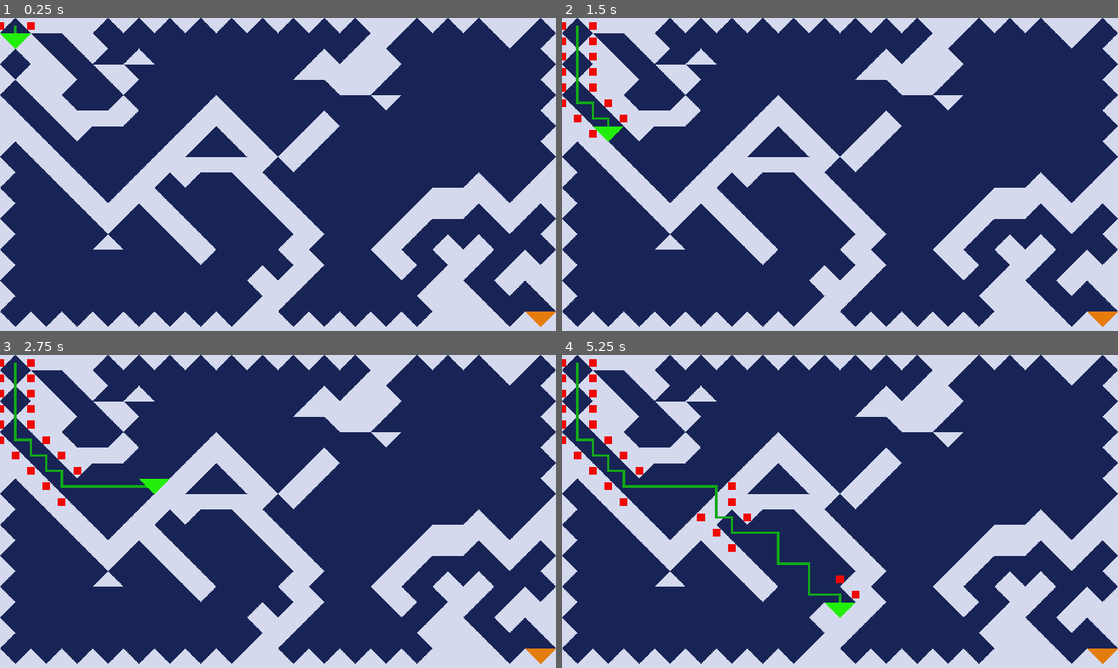
Above: before the commit, frames 1-4 (two rows, left to right).
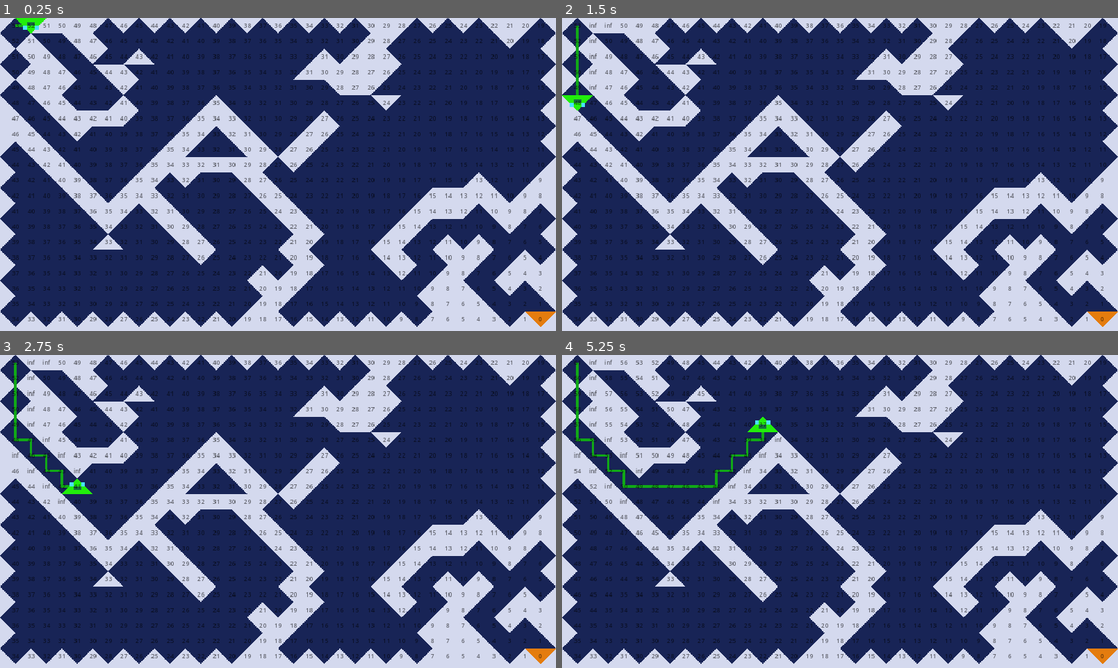
Above: after the commit, the same moments.

Repository: MeadowsSlayer/D-Lite-Godot
Game: Godot game, scene res://Scenes/main.tscn
Same seed, same stepped clock (60 frames per second), same inputs: the game is played once before the commit and once after it.
Inputs:
- Up to frame 1 (0.25 s): no input
- Up to frame 2 (1.5 s): hold D (right) 0.53-1.28 s; hold Space (move) 0.53-1.28 s; hold S (down) from 1.28 s (still down); tap Space (move) at 1.35 s
- Up to frame 3 (2.75 s): release S (down) at 2.03 s; hold D (right) from 2.03 s (still down); hold Space (move) from 2.03 s (still down)
- Up to frame 4 (5.25 s): release D (right) at 2.78 s; release Space (move) at 2.78 s; hold W (up) 2.78-3.53 s; tap Space (move) at 2.85, 4.35 s; hold Space (move) 3.53-4.28 s; hold A (left) 3.53-5.03 s; hold S (down) from 5.03 s (still down); hold Space (move) from 5.03 s (still down)

The runs differ from the first frame. In frame 1, 5.0% of the frame differs, in the area x 0-98%, y 0-97%; in frame 2, 5.3%; in frame 3, 5.4%; in frame 4, 6.0%, in the area x 0-98%, y 1-97%.

Commit message:
New approach

Diff:
--- a/Objects/robot.gd
+++ b/Objects/robot.gd
@@ -3,6 +3,13 @@
 @onready var ray = $RayCast2D
 @onready var down = $Down
 @onready var up = $Up
+@onready var dir_boxes = {
+	"right": $Right,
+	"left": $Left,
+	"down": $Down,
+	"up": $Up,
+
+}
 
 @export var goal : Marker2D
 @export var line : Line2D
--- a/Objects/robot.tscn
+++ b/Objects/robot.tscn
@@ -1,14 +1,14 @@
 [gd_scene load_steps=4 format=3 uid="uid://fxe83umffj1m"]
 
-[ext_resource type="Script" path="res://Objects/robot.gd" id="1_30v25"]
 [ext_resource type="SpriteFrames" uid="uid://c4dja0ich07s8" path="res://Sprites/Robot.tres" id="1_blqys"]
+[ext_resource type="Script" path="res://Objects/robot_ver2.gd" id="1_tyflt"]
 
 [sub_resource type="RectangleShape2D" id="RectangleShape2D_xhdh0"]
 size = Vector2(10, 10)
 
 [node name="Robot" type="StaticBody2D"]
 position = Vector2(32, -48)
-script = ExtResource("1_30v25")
+script = ExtResource("1_tyflt")
 
 [node name="CollisionPolygon2D" type="CollisionPolygon2D" parent="."]
 polygon = PackedVector2Array(0, -16, -32, 16, 32, 16)
@@ -19,12 +19,8 @@
 animation = &"up"
 
 [node name="RayCast2D" type="RayCast2D" parent="."]
-target_position = Vector2(0, 32)
-
-[node name="Polygon2D" type="Polygon2D" parent="."]
 visible = false
-color = Color(0.321569, 0.584314, 0.388235, 0.239216)
-polygon = PackedVector2Array(0, -128, 128, -64, 128, 64, 0, 128, -128, 64, -128, -64, -136, -64, -136, 64, -136, 64, -136, 72, 0, 136, 136, 72, 136, -72, 0, -136, -136, -72, -136, -64, -128, -64)
+target_position = Vector2(32, 0)
 
 [node name="Down" type="Area2D" parent="."]
 position = Vector2(0, 32)
@@ -32,8 +28,35 @@
 [node name="CollisionShape2D" type="CollisionShape2D" parent="Down"]
 shape = SubResource("RectangleShape2D_xhdh0")
 
+[node name="Right" type="Area2D" parent="."]
+position = Vector2(32, 0)
+
+[node name="CollisionShape2D" type="CollisionShape2D" parent="Right"]
+shape = SubResource("RectangleShape2D_xhdh0")
+
+[node name="Left" type="Area2D" parent="."]
+position = Vector2(-32, 0)
+
+[node name="CollisionShape2D" type="CollisionShape2D" parent="Left"]
+shape = SubResource("RectangleShape2D_xhdh0")
+
 [node name="Up" type="Area2D" parent="."]
 position = Vector2(0, -32)
 
 [node name="CollisionShape2D" type="CollisionShape2D" parent="Up"]
 shape = SubResource("RectangleShape2D_xhdh0")
+
+[node name="Polygon2D" type="Polygon2D" parent="."]
+position = Vector2(0, -8)
+color = Color(0.289063, 0.886719, 0.984375, 1)
+polygon = PackedVector2Array(-16, 0, -8, 0, -8, 8, -16, 8)
+
+[node name="Polygon2D2" type="Polygon2D" parent="."]
+position = Vector2(24, -8)
+color = Color(0.290196, 0.890196, 0.988235, 1)
+polygon = PackedVector2Array(-16, 0, -8, 0, -8, 8, -16, 8)
+
+[node name="Polygon2D3" type="Polygon2D" parent="."]
+position = Vector2(0, -8)
+color = Color(0.0941176, 0.427451, 0.262745, 1)
+polygon = PackedVector2Array(-8, 8, 8, 8, 8, 16, -8, 16)
--- /dev/null
+++ b/Objects/robot_ver2.gd
@@ -0,0 +1,219 @@
+extends StaticBody2D
+
+@onready var ray = $RayCast2D
+@onready var down = $Down
+@onready var up = $Up
+@onready var right = $Right
+@onready var left = $Left
+@onready var dir_boxes = {
+	"right": right,
+	"left": left,
+	"down": down,
+	"up": up
+}
+
+@export var goal : Marker2D
+@export var line : Line2D
+
+var goal_pos
+var del_x
+var del_y
+var initial_pos
+var initial_scale
+var limit_x = [32, 1120]
+var limit_y = [16, 624]
+var path = []
+var points_traversed = []
+var points_avoid = []
+var possible_dir = []
+var graph = {}
+var move_directions = {
+	"right": Vector2(32, 0),
+	"left": Vector2(-32, 0),
+	"up": Vector2(0, -32),
+	"down": Vector2(0, 32)}
+var value_label = preload("res://Objects/value.tscn")
+
+func _ready():
+	initial_pos = position
+	initial_scale = scale
+	goal_pos = goal.get_global_transform().get_origin()
+	line.add_point(position)
+	points_traversed.append(position)
+	init_graph()
+
+func _physics_process(_delta):
+	if position != goal_pos:
+		if scan_for_obstacles() or path == []:
+			update_tiles()
+			path = []
+			compute_shortest_path()
+
+		if path != []:
+			move()
+
+func compute_shortest_path():
+	var min_path = float(INF)
+	var next_point
+	var point
+	path = []
+	for i in possible_dir:
+		if graph[i] < min_path:
+			min_path = graph[i]
+			next_point = i
+
+	if min_path == float(INF) or next_point == null or next_point in points_traversed:
+		points_avoid.append(position)
+		clear_path()
+	else:
+		path.append(next_point)
+		var prev_point
+
+		while path[path.size() - 1] != goal_pos:
+			min_path = float(INF)
+			prev_point = next_point
+			for dir in move_directions.keys():
+				point = path[path.size() - 1] + move_directions[dir]
+				if graph.has(point) and graph[point] != float(INF) and graph[point] < min_path and point not in path and point not in points_traversed and point not in points_avoid:
+					min_path = graph[point]
+					next_point = point
+
+
+			if min_path == float(INF) or prev_point == next_point:
+				points_avoid.append(next_point)
+				path = [path[0]]
+				if possible_dir.size() > 1:
+					possible_dir.erase(path[0])
+					path = [possible_dir[0]]
+				else:
+					if position != initial_pos:
+						position = points_traversed[points_traversed.size() - 1]
+						points_traversed.remove_at(points_traversed.size() - 1)
+						path = [position]
+			else:
+				path.append(next_point)
+
+func move():
+	scale.y *= -1
+	position = path[0]
+	path.remove_at(0)
+	points_traversed.append(position)
+	line.add_point(position)
+
+func clear_path():
+	path = []
+	points_traversed = []
+	points_traversed.append(initial_pos)
+	position = initial_pos
+	scale = initial_scale
+	line.clear_points()
+	line.add_point(position)
+
+func init_graph():
+	var point_x = limit_x[0]
+	var point_y = limit_y[0]
+	while point_y <= limit_y[1]:
+		del_y = abs(goal_pos.y - point_y) / 32
+		while point_x <= limit_x[1]:
+			del_x = abs(goal_pos.x - point_x) / 32
+			graph[Vector2(point_x, point_y)] = (del_x + del_y)
+			mark_tiles(Vector2(point_x, point_y))
+			point_x += 32
+		point_x = limit_x[0]
+		point_y += 32
+
+func mark_tiles(pos):
+	var point_value = value_label.instantiate()
+	point_value.position = pos
+	point_value.text = str(graph[pos])
+	$"../TileValues".add_child(point_value)
+
+func update_tiles():
+	for i in $"../TileValues".get_children():
+		i.queue_free()
+	for i in graph.keys():
+		mark_tiles(i)
+
+func scan_for_obstacles():
+	var next_pos
+	var updated = false
+	possible_dir = []
+	for dir in move_directions.keys():
+		var scale_dir = dir
+		next_pos = position + move_directions[dir]
+		if dir == "down" and scale.y == -1:
+			scale_dir = "up"
+		if dir == "up" and scale.y == -1:
+			scale_dir = "down"
+
+		if dir_boxes[scale_dir].has_overlapping_bodies() and graph.has(next_pos) and graph[next_pos] != float(INF):
+			graph[next_pos] = float(INF)
+			updated = true
+		elif next_pos not in points_traversed and graph.has(next_pos) and !dir_boxes[scale_dir].has_overlapping_bodies():
+			possible_dir.append(position + move_directions[dir])
+
+	if updated and possible_dir.size() != 0:
+		scan_possible_dir()
+
+	return updated
+
+func scan_possible_dir():
+	var no_min = true
+	var temp_arr = []
+	var hor_dir = true
+	var ver_dir = true
+	var point
+	for i in possible_dir:
+		temp_arr.append(graph[i])
+		if graph[position] > graph[i]:
+			no_min = false
+
+	if no_min:
+		point = possible_dir[temp_arr.find(temp_arr.min())]
+		if position.x - point.x != 0:
+			if goal_pos.y - position.y > 0:
+				change_value_triangle(point, "up")
+			else:
+				change_value_triangle(point, "down")
+		elif position.y - point.y != 0:
+			if goal_pos.x - position.x > 0:
+				change_value_triangle(point, "left")
+			else:
+				change_value_triangle(point, "right")
+
+
+
+func change_value_triangle(point, direction):
+	var diff = graph[point] + 1 - graph[position]
+	if direction == "left" or direction == "right":
+		var point_x = position.x
+		var limit_y_pos = [position.y, position.y]
+		while point_x >= limit_x[0] and point_x <= limit_x[1]:
+			var point_y = limit_y_pos[0]
+			while point_y >= limit_y_pos[0] and point_y <= limit_y_pos[1]:
+				graph[Vector2(point_x, point_y)] += diff
+				point_y += 32
+			if direction == "left":
+				point_x -= 32
+			elif direction == "right":
+				point_x += 32
+			if limit_y_pos[0] - 32 >= limit_y[0] and limit_y_pos[0] - 32 <= limit_y[1]:
+				limit_y_pos[0] -= 32
+			if limit_y_pos[1] + 32 >= limit_y[0] and limit_y_pos[1] + 32 <= limit_y[1]:
+				limit_y_pos[1] += 32
+	elif direction == "down" or direction == "up":
+		var point_y = position.y
+		var limit_x_pos = [position.x, position.x]
+		while point_y >= limit_y[0] and point_y <= limit_y[1]:
+			var point_x = limit_x_pos[0]
+			while point_x >= limit_x_pos[0] and point_x <= limit_x_pos[1]:
+				graph[Vector2(point_x, point_y)] += diff
+				point_x += 32
+			if direction == "up":
+				point_y -= 32
+			elif direction == "down":
+				point_y += 32
+			if limit_x_pos[0] - 32 >= limit_x[0] and limit_x_pos[0] - 32 <= limit_x[1]:
+				limit_x_pos[0] -= 32
+			if limit_x_pos[1] + 32 >= limit_x[0] and limit_x_pos[1] + 32 <= limit_x[1]:
+				limit_x_pos[1] += 32
--- /dev/null
+++ b/Objects/value.tscn
@@ -0,0 +1,14 @@
+[gd_scene load_steps=2 format=3 uid="uid://di4efilexbhoq"]
+
+[sub_resource type="LabelSettings" id="LabelSettings_1bjuk"]
+font_size = 12
+
+[node name="Value" type="Label"]
+offset_left = -32.0
+offset_top = -16.0
+offset_right = 32.0
+offset_bottom = 16.0
+pivot_offset = Vector2(32, 16)
+label_settings = SubResource("LabelSettings_1bjuk")
+horizontal_alignment = 1
+vertical_alignment = 1
--- a/Scenes/main.tscn
+++ b/Scenes/main.tscn
@@ -29,3 +29,12 @@
 line = NodePath("../Line")
 
 [node name="Marks" type="Node" parent="."]
+
+[node name="TileValues" type="Control" parent="."]
+modulate = Color(0, 0, 0, 0.556863)
+layout_mode = 3
+anchors_preset = 0
+offset_left = -32.0
+offset_top = -16.0
+offset_right = -32.0
+offset_bottom = -16.0
--- a/project.godot
+++ b/project.godot
@@ -51,6 +51,7 @@
 [physics]
 
 common/physics_ticks_per_second=5
+common/max_physics_steps_per_frame=5
 
 [rendering]
 
